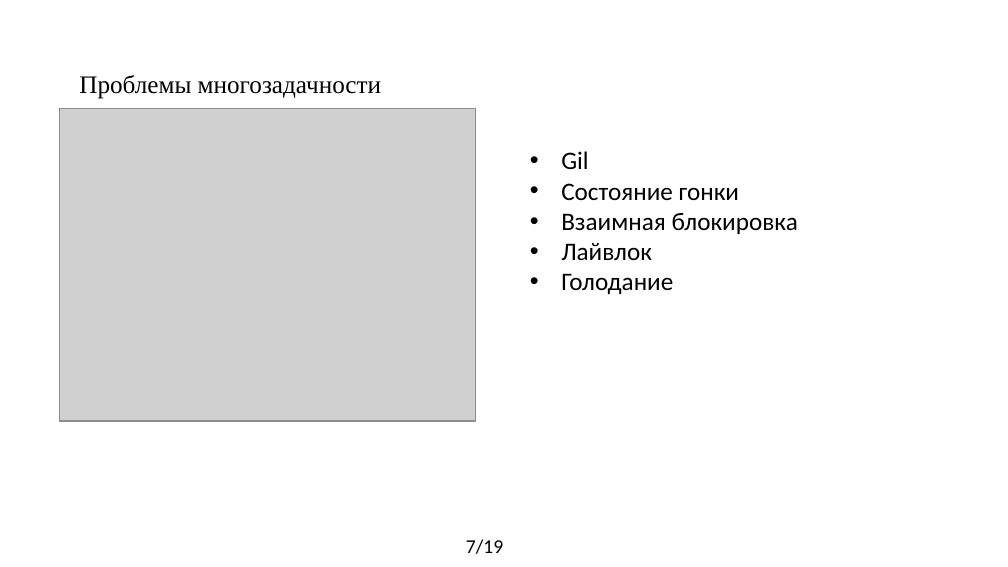
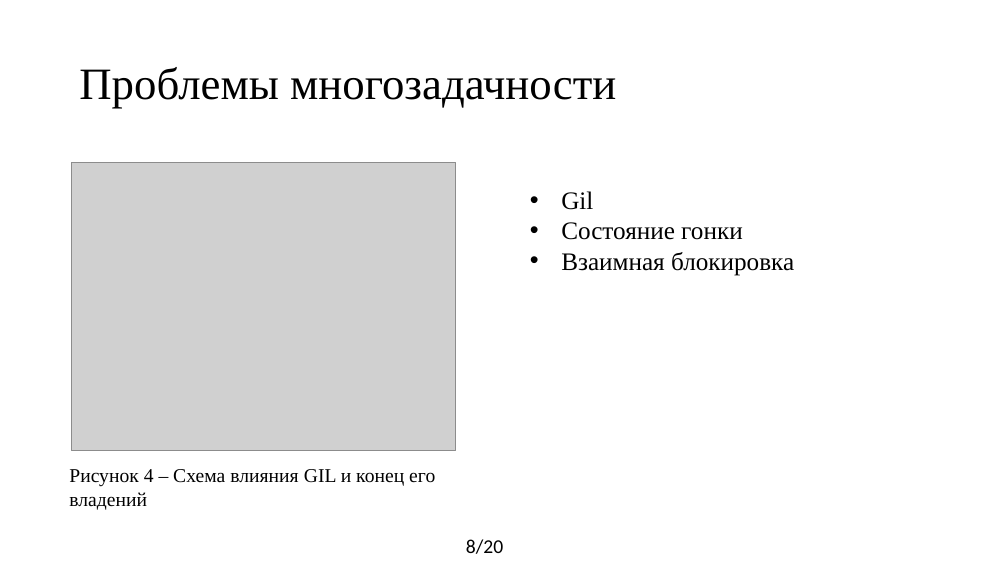
Before and after one commit to yaroslavshap/Http1_Http2_speed, a slide deck: slide 8 of documents/Презентация_Шаповал.pptx (slide 7 before the commit). Drawn at 1008x567 pixels with LibreOffice and Linux fonts; fonts in the diff are those of the drawing; grey boxes stand for pictures. Boxes give left, top, right and bottom in pixels: in the first picture for what was removed or moved away, otherwise in the second. Text is boxed around its words. In the diff, an @@ line names an element or a change of style, - is before the commit and + after.

```diff
--- a/documents/Презентация_Шаповал.pptx
+++ b/documents/Презентация_Шаповал.pptx
@@ title "Проблемы многозадачности" at bbox=[79, 67, 616, 109]: size 18 to 32 pt @@
@@ picture: place and size @@
-picture at bbox=[59, 109, 476, 421]
+picture at bbox=[72, 162, 457, 451]
@@ text "Gil": place and size @@
-text "Gil" at bbox=[561, 151, 798, 294]
+text "Gil" at bbox=[561, 191, 794, 276]
@@ text "Gil" at bbox=[561, 191, 794, 276]: font Calibri to Times New Roman @@
@@ text at bbox=[561, 243, 673, 294]: paragraphs removed @@
-• Лайвлок
-• Голодание
@@ text added at bbox=[69, 469, 435, 510], 14 pt, text #000000 @@
+Рисунок 4 – Схема влияния GIL и конец его владений
@@ text at bbox=[466, 539, 503, 554]: text changed @@
-7/19
+8/20
```
Also in this commit, not shown: 10 other slides changed, 6 slides added, 6 slides removed, 1 other file.
